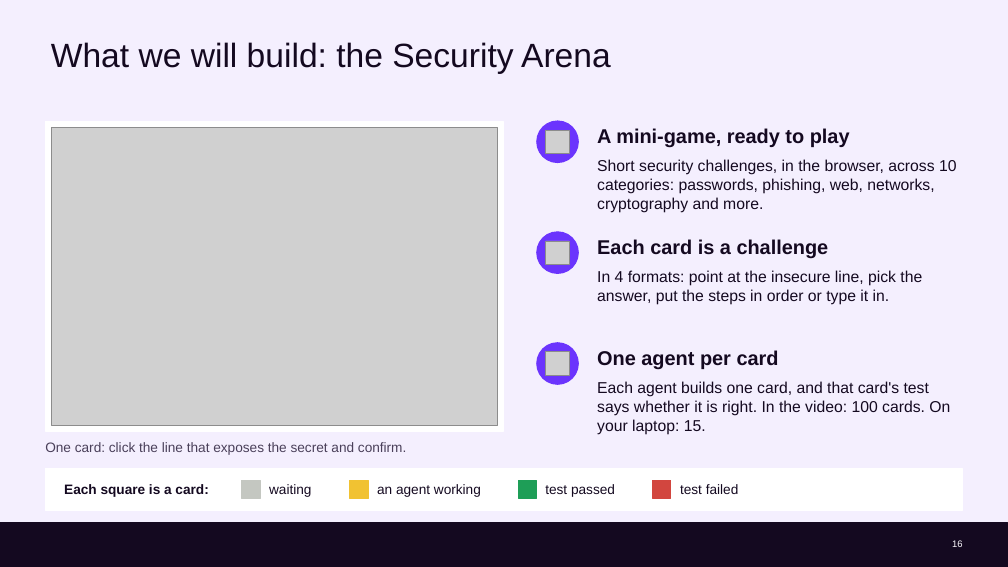
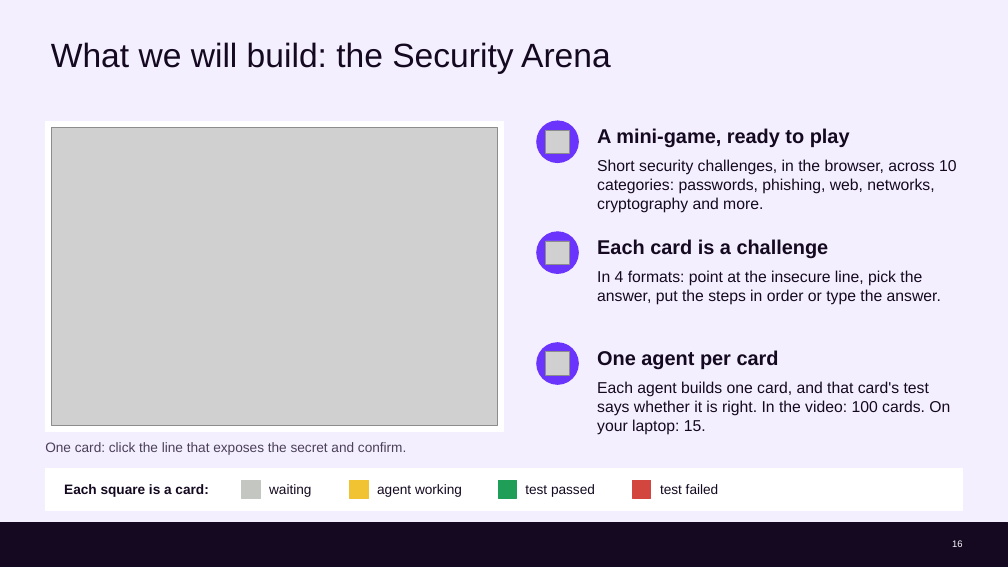
Before and after one commit to cx-guilherme-pinto/workshop-claude, a slide deck: slide 16 of slides/workshop.en.pptx. Drawn at 1008x567 pixels with LibreOffice and Linux fonts; fonts in the diff are those of the drawing; grey boxes stand for pictures; background and template pictures are left out. Boxes give left, top, right and bottom in pixels: in the first picture for what was removed or moved away, otherwise in the second. Text is boxed around its words. In the diff, an @@ line names an element or a change of style, - is before the commit and + after.

```diff
--- a/slides/workshop.en.pptx
+++ b/slides/workshop.en.pptx
@@ text at (597, 270, 941, 305): text changed @@
-In 4 formats: point at the insecure line, pick the answer, put the steps in order or type it in.
+In 4 formats: point at the insecure line, pick the answer, put the steps in order or type the answer.
@@ text at (377, 484, 462, 497): text changed @@
-an agent working
+agent working
@@ 2 texts, 2 rectangles: place and size @@
-2 texts, 2 rectangles at (518, 480, 739, 498)
+2 texts, 2 rectangles at (498, 480, 719, 498)
```
Also in this commit, not shown: 32 other slides changed, 12 other files.
